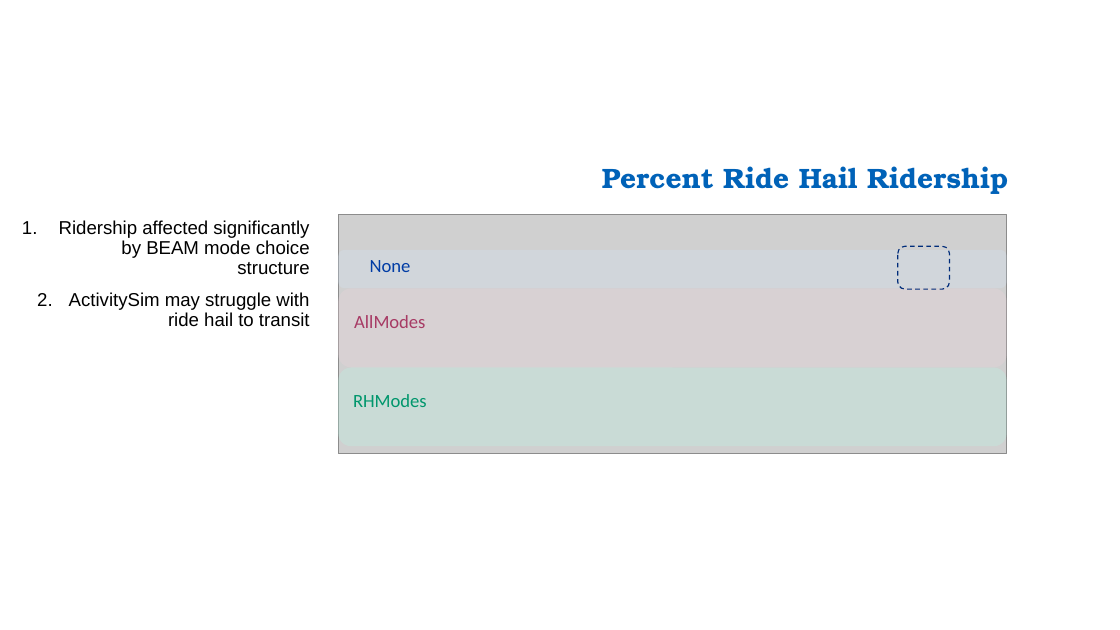
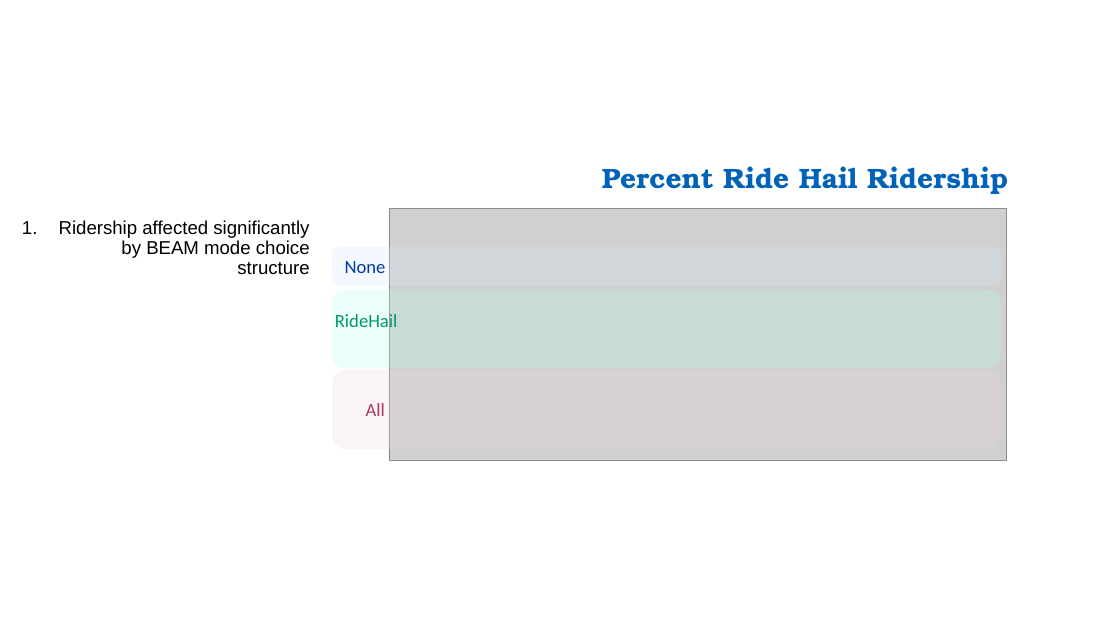
Before and after one commit to cday97/mode_choice_thesis, a slide deck: slide 5 of mode_choice_thesis_8-26-22.pptx. Drawn at 1120x630 pixels with LibreOffice and Linux fonts; fonts in the diff are those of the drawing; grey boxes stand for pictures; background and template pictures are left out. Boxes give left, top, right and bottom in pixels: in the first picture for what was removed or moved away, otherwise in the second. Text is boxed around its words. In the diff, an @@ line names an element or a change of style, - is before the commit and + after.

```diff
--- a/mode_choice_thesis_8-26-22.pptx
+++ b/mode_choice_thesis_8-26-22.pptx
@@ picture: place and size @@
-picture at box(339, 214, 1007, 455)
+picture at box(389, 208, 1007, 460)
@@ text "None": place and size @@
-text "None" at box(370, 260, 411, 272)
+text "None" at box(345, 261, 386, 273)
@@ rounded rectangle: place and size @@
-rounded rectangle at box(339, 250, 1007, 288)
+rounded rectangle at box(332, 247, 1001, 286)
@@ rounded rectangle removed at box(898, 246, 949, 289) @@
@@ text at box(69, 292, 310, 327): paragraph removed @@
-2. ActivitySim may struggle with ride hail to transit
@@ rounded rectangle: place and size @@
-rounded rectangle at box(339, 368, 1007, 447)
+rounded rectangle at box(332, 290, 1001, 369)
@@ text added at box(335, 312, 397, 333), 16 pt, text #00966C @@
+RideHail
@@ text removed at box(354, 315, 425, 328) @@
-AllModes
@@ rounded rectangle: place and size @@
-rounded rectangle at box(339, 288, 1007, 367)
+rounded rectangle at box(332, 370, 1001, 449)
@@ text removed at box(353, 394, 427, 407) @@
-RHModes
@@ text added at box(366, 403, 385, 416), 16 pt, text #A73A64 @@
+All
```
Also in this commit, not shown: 9 other slides changed, 11 other files.
